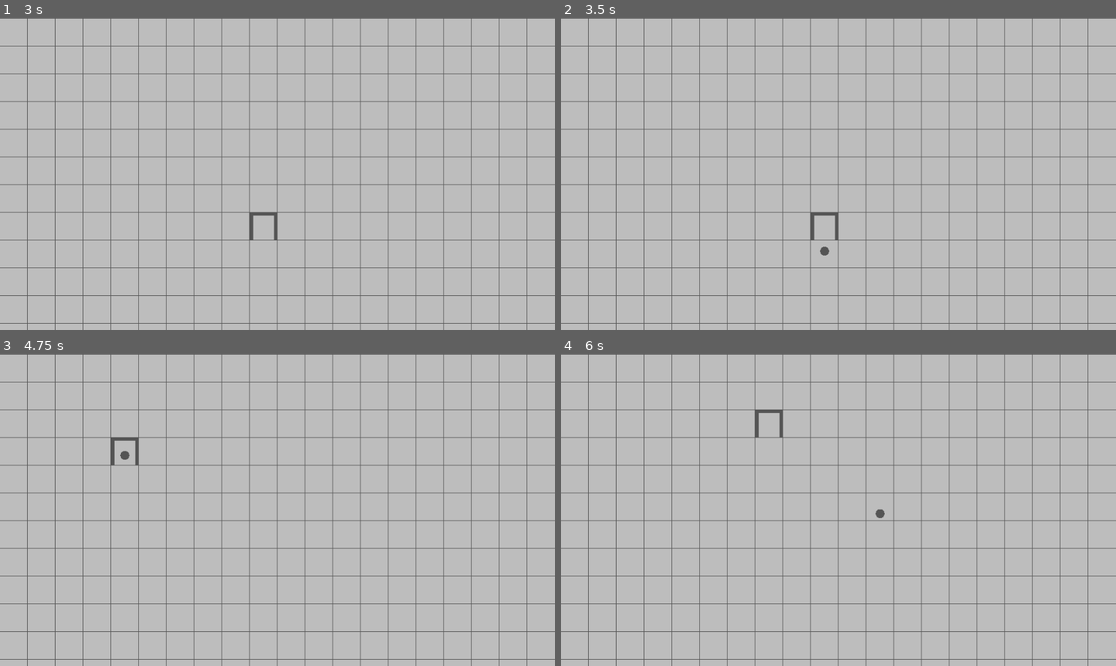
Above: before the commit, frames 1-4 (two rows, left to right).
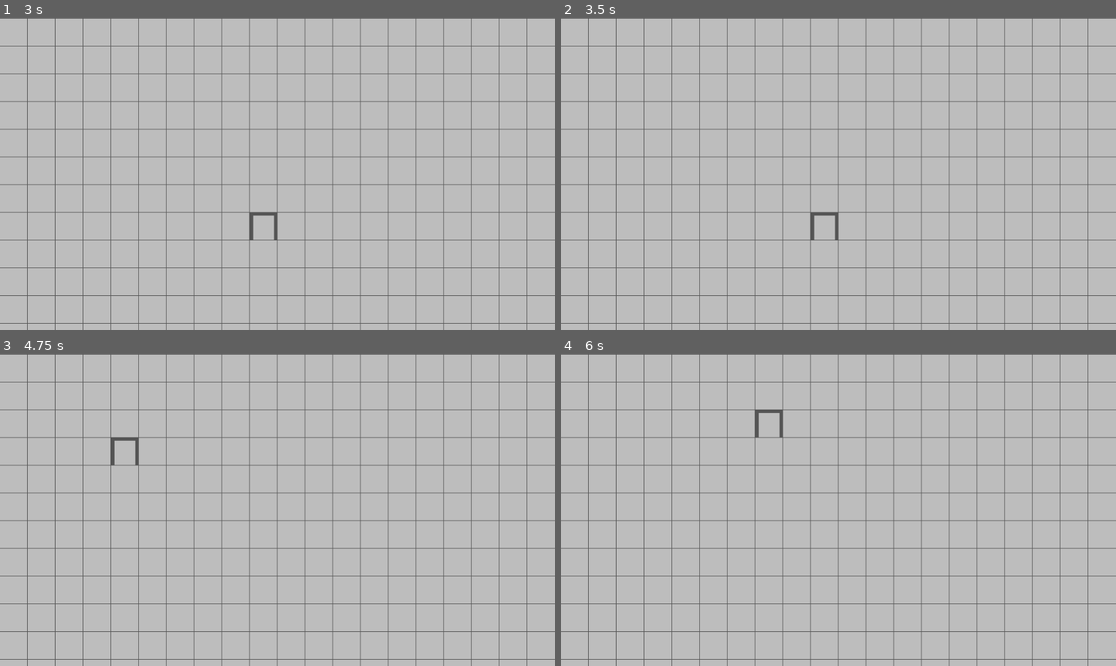
Above: after the commit, the same moments.

Repository: Zombee8424/UntitledMusicPuzzleGame
Game: Godot game, scene res://Scenes/Other/Game.tscn
Two runs of this game, one before a commit and one after it. Both use one fixed random seed, a clock stepped at 60 frames per second and the inputs below.
Inputs (mouse positions are in pixels of both pictures, inside the frame that each line leads up to):
- Up to frame 1 (3 s): tap Enter at 0.5, 2 s; move the mouse to (399, 158) at 0.52 s; tap Space (space) at 0.6, 1.25, 1.55, 2.1, 2.75 s; move the mouse to (166, 189) at 1.27 s; click (166, 189) at 1.35 s; move the mouse to (333, 105) at 2.02 s; move the mouse to (249, 236) at 2.77 s; tap 1 at 2.85 s
- Up to frame 2 (3.5 s): tap Space (space) at 3.05 s
- Up to frame 3 (4.75 s): move the mouse to (444, 556) at 3.52 s; hold 2 3.53-4.28 s; tap Space (space) at 3.8, 4.55 s; tap Enter at 4.25 s; move the mouse to (111, 463) at 4.27 s; tap 3 at 4.35 s
- Up to frame 4 (6 s): move the mouse to (866, 510) at 5.02 s; tap Space (space) at 5.1, 5.75 s; move the mouse to (755, 432) at 5.77 s; click (755, 432) at 5.85 s

Frame 1 is identical in both runs. In frame 2, less than 0.1% of the frame differs, in the area x 46-49%, y 73-77%; in frame 3, less than 0.1%; in frame 4, less than 0.1%, in the area x 56-59%, y 49-53%.

Commit message:
Run no longer starts if there is an active build node
Before toggling a run, GameState.gd will now check if the entity manager has an active build node. If it does, then the run will not start.

Diff:
--- a/UntitledMusicPuzzleGame/Scripts/Autoload/GameState.gd
+++ b/UntitledMusicPuzzleGame/Scripts/Autoload/GameState.gd
@@ -18,4 +18,7 @@
 
 func _physics_process(_delta: float) -> void:
 	if (Input.is_action_just_pressed("space")):
+		if EntityManager.build_node != null:
+			return;
+
 		self.is_run_active = !is_run_active;
